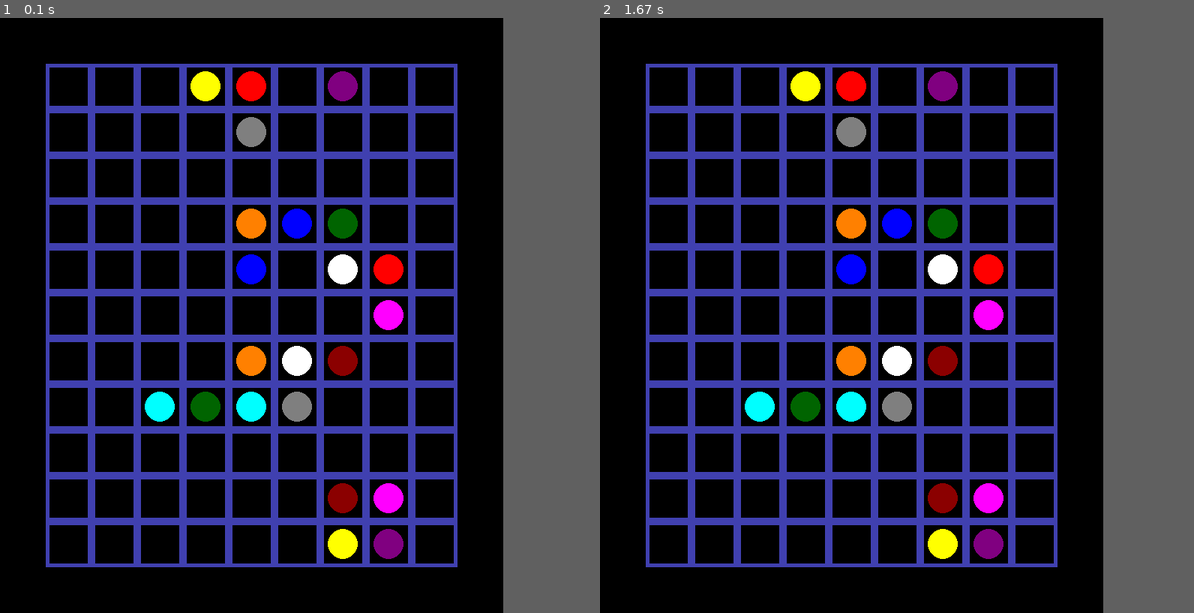
Above: before the commit, frames 1-2 (left to right).
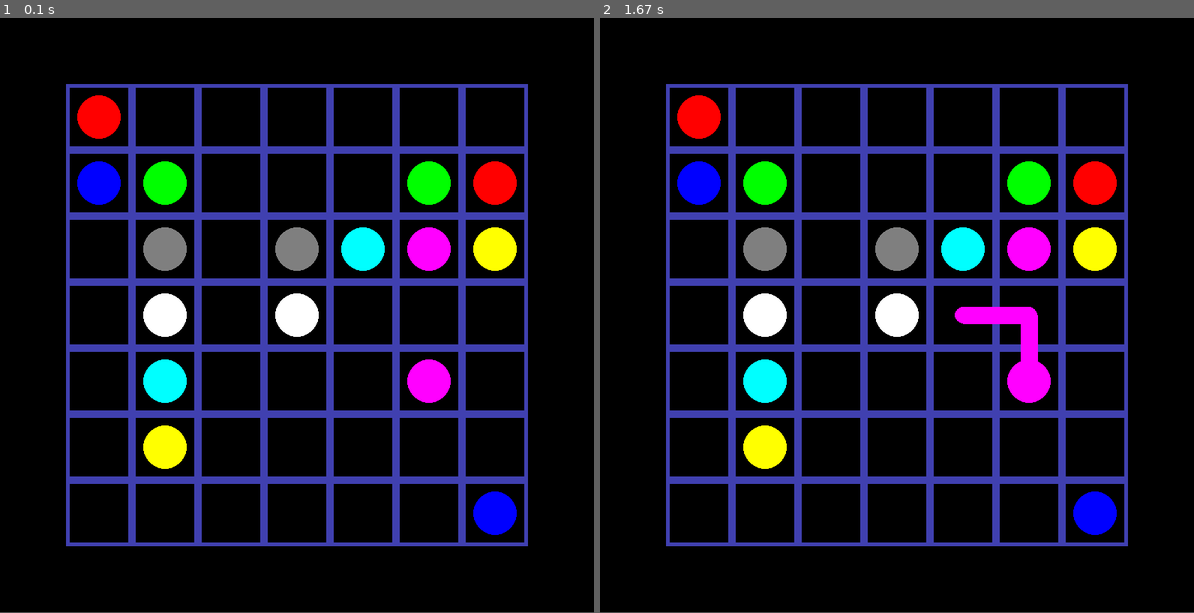
Above: after the commit, the same moments.

Repository: edvinalestig/flow-pygame
Game: pygame game, started from main.py
The game is run twice, just before and just after one commit, with the same random seed, the same clock (stepped at 60 frames per second) and the same inputs.
Inputs (mouse positions are in pixels of both pictures, inside the frame that each line leads up to):
- Up to frame 1 (0.1 s): no input
- Up to frame 2 (1.67 s): press the mouse at (962, 446) at 0.37 s; move the mouse to (837, 333) at 0.47 s; release the mouse at (712, 226) at 0.6 s; press the mouse at (1027, 380) at 0.7 s; move the mouse to (861, 279) at 0.8 s; release the mouse at (695, 172) at 0.93 s; press the mouse at (1027, 380) at 1.03 s; move the mouse to (997, 339) at 1.13 s; release the mouse at (968, 297) at 1.27 s; press the mouse at (1027, 380) at 1.37 s; move the mouse to (1039, 321) at 1.47 s; release the mouse at (1051, 261) at 1.6 s
In our replay, the window is 671x793 before the commit and 792x792 after it. These sizes can differ from the game's own. Grey fills any space a smaller window leaves; there, only what the larger window draws over its background counts as a difference.

The runs differ from the first frame. In frame 1, 34% of the frame differs, in the area x 7-89%, y 7-93%; in frame 2, 34%.

Commit message:
Saving levels now possible

Diff:
--- a/levelEditor.py
+++ b/levelEditor.py
@@ -1,4 +1,4 @@
-import sys, pygame, math
+import sys, pygame, math, json
 import levels, graphicsManager, colours
 
 
@@ -22,7 +22,11 @@
     def mouseManager(self, event):
         if event.type == pygame.MOUSEBUTTONDOWN:
             pos = pygame.mouse.get_pos()
-            self.addStatic(pos)
+
+            if self.textBox.collidepoint(pos):
+                self.saveLevel()
+            else:
+                self.addStatic(pos)
 
 
     def addStatic(self, pos):
@@ -77,7 +81,37 @@
             colour = (0,0,0)
         self.graphicsManager.drawColouredBox(colour, self.level.length, self.level.length, (0,0))
 
-        self.graphicsManager.drawTextBox("Save", 48, (self.level.length + 8, 8))
+        self.textBox = self.graphicsManager.drawTextBox("Save", 48, (self.level.length + 8, 8))
+
+
+    def saveLevel(self):
+        points = []
+        for static in self.statics:
+            found = False
+            i = 0
+            while i < len(points):
+                if points[i][0] == static[1]:
+                    points[i].append(static[0])
+                    found = True
+                    break
+                i += 1
+
+            if not found:
+                points.append([static[1], static[0]])
+
+        with open("levels.json") as f:
+            levels = json.loads(f.read())
+        newLevel = {}
+        newLevel["points"] = points
+        newLevel["height"] = self.level.height
+        newLevel["width"] = self.level.width
+        levels.append(newLevel)
+
+        with open("levels.json", "w") as f:
+            f.write(json.dumps(levels, indent=4))
+
+
+        print(points)
 
 
 
--- /dev/null
+++ b/levels.json
@@ -0,0 +1,236 @@
+[
+    {
+        "points": [
+            [
+                [
+                    255,
+                    0,
+                    0
+                ],
+                0,
+                4
+            ],
+            [
+                [
+                    0,
+                    255,
+                    0
+                ],
+                9,
+                10
+            ],
+            [
+                [
+                    0,
+                    0,
+                    255
+                ],
+                11,
+                13
+            ],
+            [
+                [
+                    255,
+                    255,
+                    0
+                ],
+                14,
+                15
+            ],
+            [
+                [
+                    255,
+                    0,
+                    255
+                ],
+                20,
+                24
+            ]
+        ],
+        "height": 5,
+        "width": 5
+    },
+    {
+        "points": [
+            [
+                [
+                    255,
+                    0,
+                    0
+                ],
+                0,
+                13
+            ],
+            [
+                [
+                    0,
+                    255,
+                    0
+                ],
+                12,
+                8
+            ],
+            [
+                [
+                    0,
+                    0,
+                    255
+                ],
+                7,
+                48
+            ],
+            [
+                [
+                    255,
+                    255,
+                    0
+                ],
+                36,
+                20
+            ],
+            [
+                [
+                    255,
+                    0,
+                    255
+                ],
+                19,
+                33
+            ],
+            [
+                [
+                    0,
+                    255,
+                    255
+                ],
+                18,
+                29
+            ],
+            [
+                [
+                    255,
+                    255,
+                    255
+                ],
+                22,
+                24
+            ],
+            [
+                [
+                    127,
+                    127,
+                    127
+                ],
+                17,
+                15
+            ]
+        ],
+        "height": 7,
+        "width": 7
+    },
+    {
+        "points": [
+            [
+                [
+                    255,
+                    0,
+                    0
+                ],
+                4,
+                43
+            ],
+            [
+                [
+                    0,
+                    255,
+                    0
+                ],
+                3,
+                96
+            ],
+            [
+                [
+                    0,
+                    0,
+                    255
+                ],
+                6,
+                97
+            ],
+            [
+                [
+                    255,
+                    255,
+                    0
+                ],
+                13,
+                68
+            ],
+            [
+                [
+                    255,
+                    0,
+                    255
+                ],
+                31,
+                58
+            ],
+            [
+                [
+                    0,
+                    255,
+                    255
+                ],
+                32,
+                40
+            ],
+            [
+                [
+                    255,
+                    255,
+                    255
+                ],
+                33,
+                66
+            ],
+            [
+                [
+                    127,
+                    127,
+                    127
+                ],
+                42,
+                59
+            ],
+            [
+                [
+                    255,
+                    128,
+                    0
+                ],
+                52,
+                88
+            ],
+            [
+                [
+                    0,
+                    100,
+                    0
+                ],
+                60,
+                87
+            ],
+            [
+                [
+                    128,
+                    0,
+                    128
+                ],
+                67,
+                65
+            ]
+        ],
+        "height": 11,
+        "width": 9
+    }
+]
--- a/levels.py
+++ b/levels.py
@@ -104,22 +104,26 @@
 # --- The levels ---
 
 # [colour, start tile, end tile]
-points1 = [[red, 0, 24], [green, 1, 14], [blue, 12, 23], [yellow, 10, 20], [cyan, 11, 21]]
-level1 = Level(points1, 5, 5)
+# points1 = [[red, 0, 24], [green, 1, 14], [blue, 12, 23], [yellow, 10, 20], [cyan, 11, 21]]
+# level1 = Level(points1, 5, 5)
 
-points2 = [[yellow, 3, 96], [red, 4, 43], [purple, 6, 97], [grey, 13, 68], [orange, 31, 58], [blue, 32, 40], [darkGreen, 33, 66], [white, 42, 59], [magenta, 52, 88], [darkRed, 60, 87], [cyan, 67, 65]]
-level2 = Level(points2, 9, 11)
+# points2 = [[yellow, 3, 96], [red, 4, 43], [purple, 6, 97], [grey, 13, 68], [orange, 31, 58], [blue, 32, 40], [darkGreen, 33, 66], [white, 42, 59], [magenta, 52, 88], [darkRed, 60, 87], [cyan, 67, 65]]
+# level2 = Level(points2, 9, 11)
 
-points3 = [(darkGreen, 22, 104), (red, 34, 123), (blue, 44, 127), (yellow, 65, 117), (orange, 90, 133), (cyan, 105, 124)]
-level3 = Level(points3, 12, 12)
+# points3 = [(darkGreen, 22, 104), (red, 34, 123), (blue, 44, 127), (yellow, 65, 117), (orange, 90, 133), (cyan, 105, 124)]
+# level3 = Level(points3, 12, 12)
 
-levels = [level1, level2, level3]
+# levels = [level1, level2, level3]
+
+with open("levels.json") as f:
+    levels = json.loads(f.read())
+
 
 
 # Functions to call when you want to get a level.
 def getRandomLevel():
     level = random.randint(0, len(levels)-1)
-    return levels[level]
+    return Level(levels[level]["points"], levels[level]["width"], levels[level]["height"])
 
 def getLevel(number):
     return levels[number]
--- /dev/null
+++ b/levels_backup.json
@@ -0,0 +1,236 @@
+[
+    {
+        "points": [
+            [
+                [
+                    255,
+                    0,
+                    0
+                ],
+                0,
+                4
+            ],
+            [
+                [
+                    0,
+                    255,
+                    0
+                ],
+                9,
+                10
+            ],
+            [
+                [
+                    0,
+                    0,
+                    255
+                ],
+                11,
+                13
+            ],
+            [
+                [
+                    255,
+                    255,
+                    0
+                ],
+                14,
+                15
+            ],
+            [
+                [
+                    255,
+                    0,
+                    255
+                ],
+                20,
+                24
+            ]
+        ],
+        "height": 5,
+        "width": 5
+    },
+    {
+        "points": [
+            [
+                [
+                    255,
+                    0,
+                    0
+                ],
+                0,
+                13
+            ],
+            [
+                [
+                    0,
+                    255,
+                    0
+                ],
+                12,
+                8
+            ],
+            [
+                [
+                    0,
+                    0,
+                    255
+                ],
+                7,
+                48
+            ],
+            [
+                [
+                    255,
+                    255,
+                    0
+                ],
+                36,
+                20
+            ],
+            [
+                [
+                    255,
+                    0,
+                    255
+                ],
+                19,
+                33
+            ],
+            [
+                [
+                    0,
+                    255,
+                    255
+                ],
+                18,
+                29
+            ],
+            [
+                [
+                    255,
+                    255,
+                    255
+                ],
+                22,
+                24
+            ],
+            [
+                [
+                    127,
+                    127,
+                    127
+                ],
+                17,
+                15
+            ]
+        ],
+        "height": 7,
+        "width": 7
+    },
+    {
+        "points": [
+            [
+                [
+                    255,
+                    0,
+                    0
+                ],
+                4,
+                43
+            ],
+            [
+                [
+                    0,
+                    255,
+                    0
+                ],
+                3,
+                96
+            ],
+            [
+                [
+                    0,
+                    0,
+                    255
+                ],
+                6,
+                97
+            ],
+            [
+                [
+                    255,
+                    255,
+                    0
+                ],
+                13,
+                68
+            ],
+            [
+                [
+                    255,
+                    0,
+                    255
+                ],
+                31,
+                58
+            ],
+            [
+                [
+                    0,
+                    255,
+                    255
+                ],
+                32,
+                40
+            ],
+            [
+                [
+                    255,
+                    255,
+                    255
+                ],
+                33,
+                66
+            ],
+            [
+                [
+                    127,
+                    127,
+                    127
+                ],
+                42,
+                59
+            ],
+            [
+                [
+                    255,
+                    128,
+                    0
+                ],
+                52,
+                88
+            ],
+            [
+                [
+                    0,
+                    100,
+                    0
+                ],
+                60,
+                87
+            ],
+            [
+                [
+                    128,
+                    0,
+                    128
+                ],
+                67,
+                65
+            ]
+        ],
+        "height": 11,
+        "width": 9
+    }
+]
